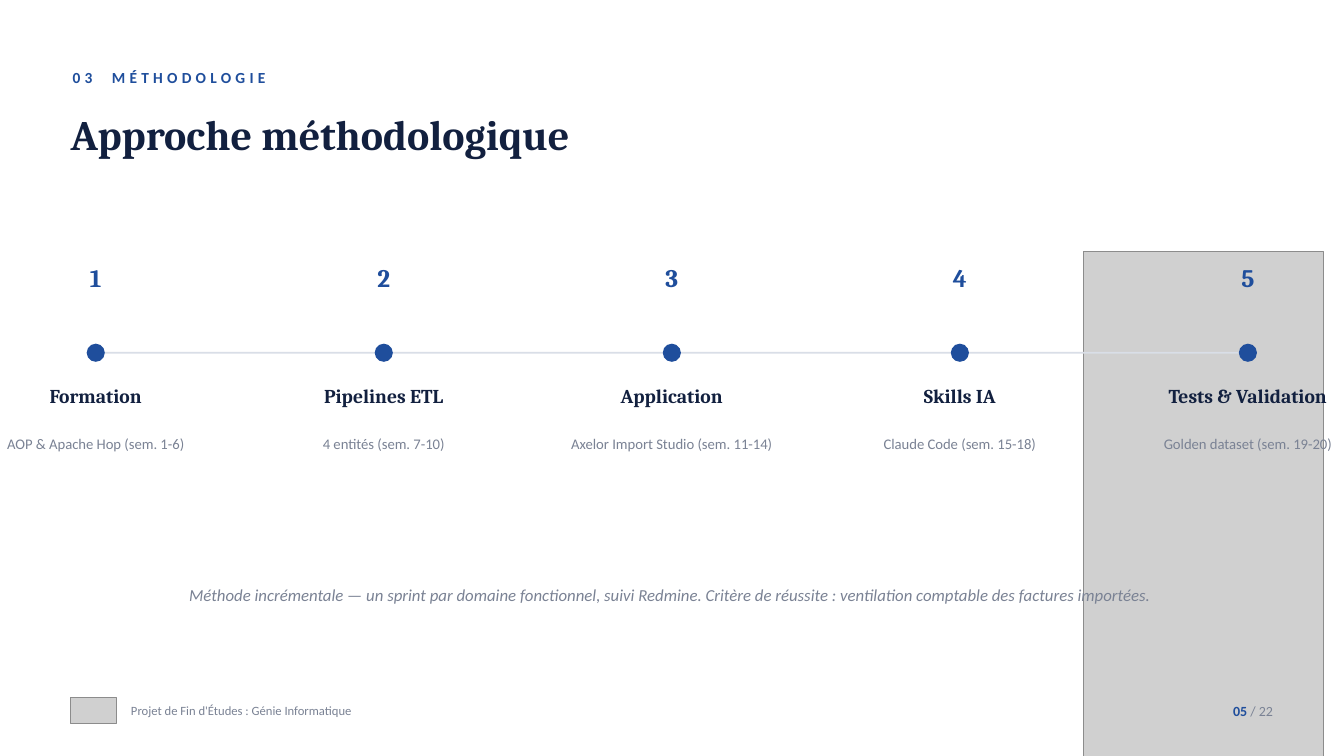
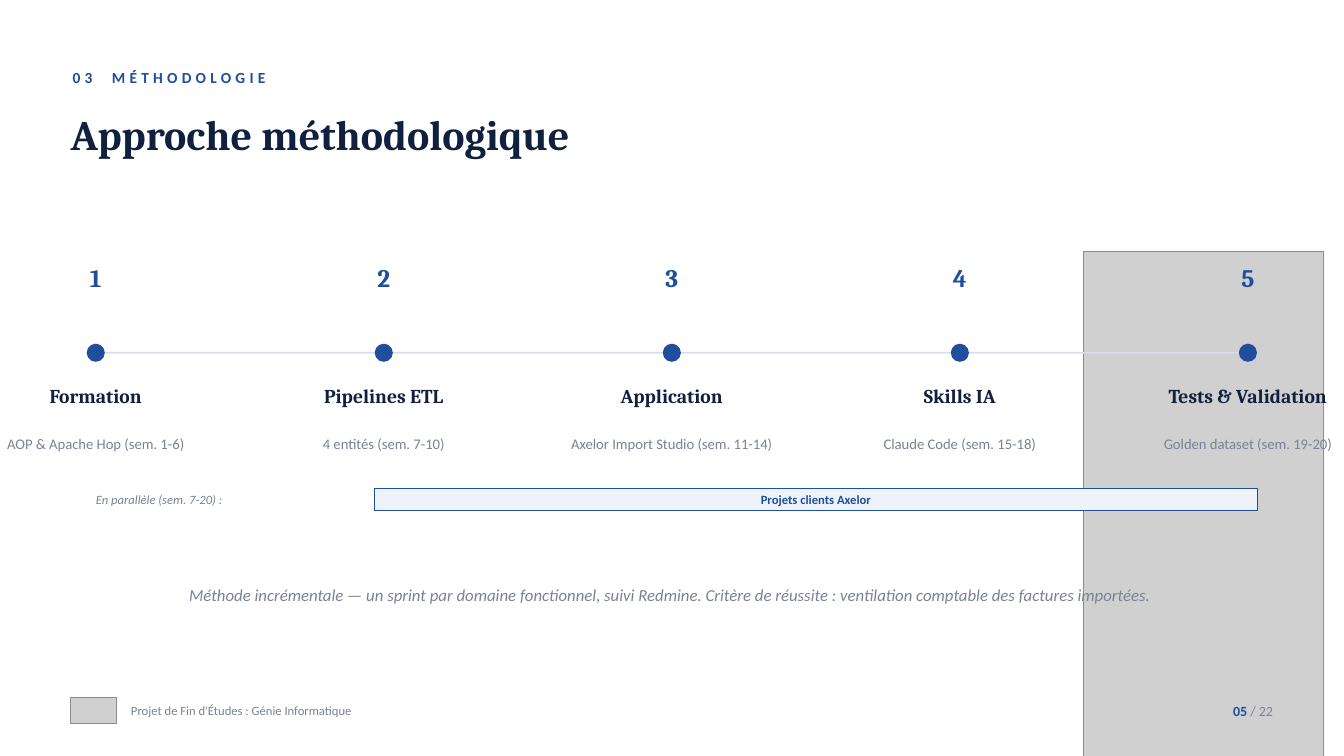
Before and after one commit to tahaghailan21-max/presentation-pfe, a slide deck: slide 5 of Presentation_PFE_TahaGHAILAN_v2.pptx. Drawn at 1344x756 pixels with LibreOffice and Linux fonts; fonts in the diff are those of the drawing; grey boxes stand for pictures. Boxes give left, top, right and bottom in pixels: in the first picture for what was removed or moved away, otherwise in the second. Text is boxed around its words. In the diff, an @@ line names an element or a change of style, - is before the commit and + after.

Commit message:
update: slide 5 methodologie + diagrammes conception

```diff
--- a/Presentation_PFE_TahaGHAILAN_v2.pptx
+++ b/Presentation_PFE_TahaGHAILAN_v2.pptx
@@ text added at <box>96,495,216,506</box>, 9 pt, text #7A8294, italic @@
+En parallèle (sem. 7-20) :
@@ rectangle added at <box>375,488,1257,510</box>, fill #EEF2FB, outline #1F4E9C 0.5 pt, 9 pt, text #1F4E9C, bold @@
+Projets clients Axelor
```
Also in this commit, not shown: 14 other slides changed.
